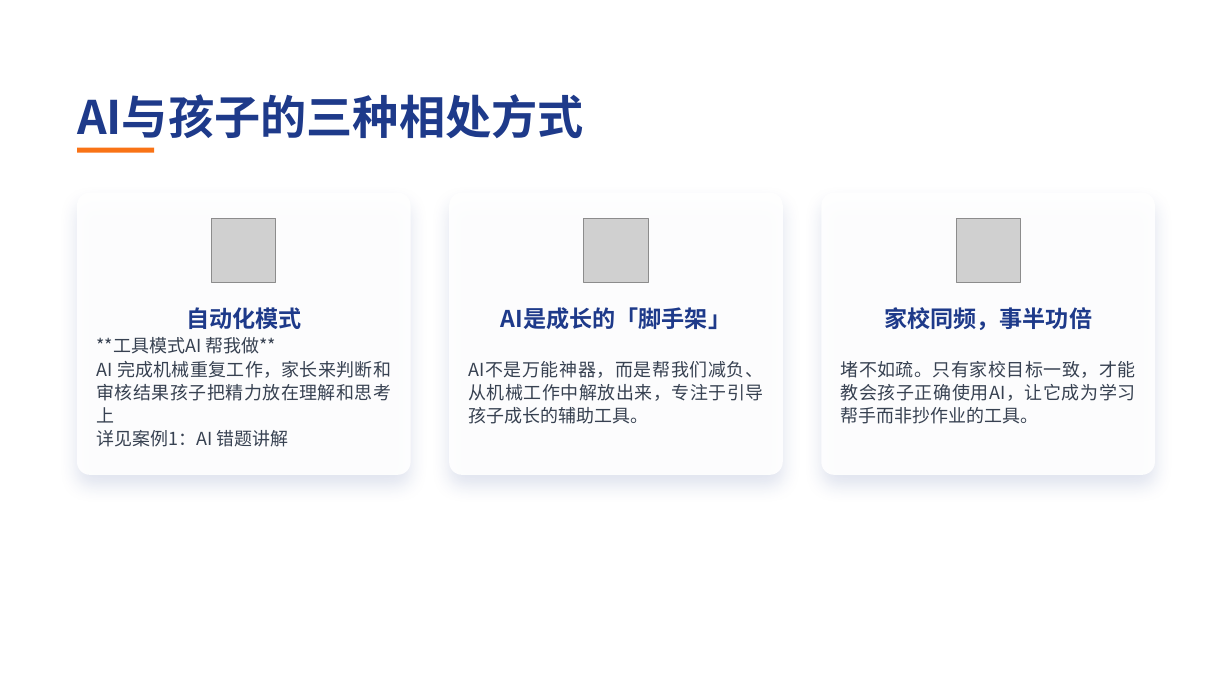
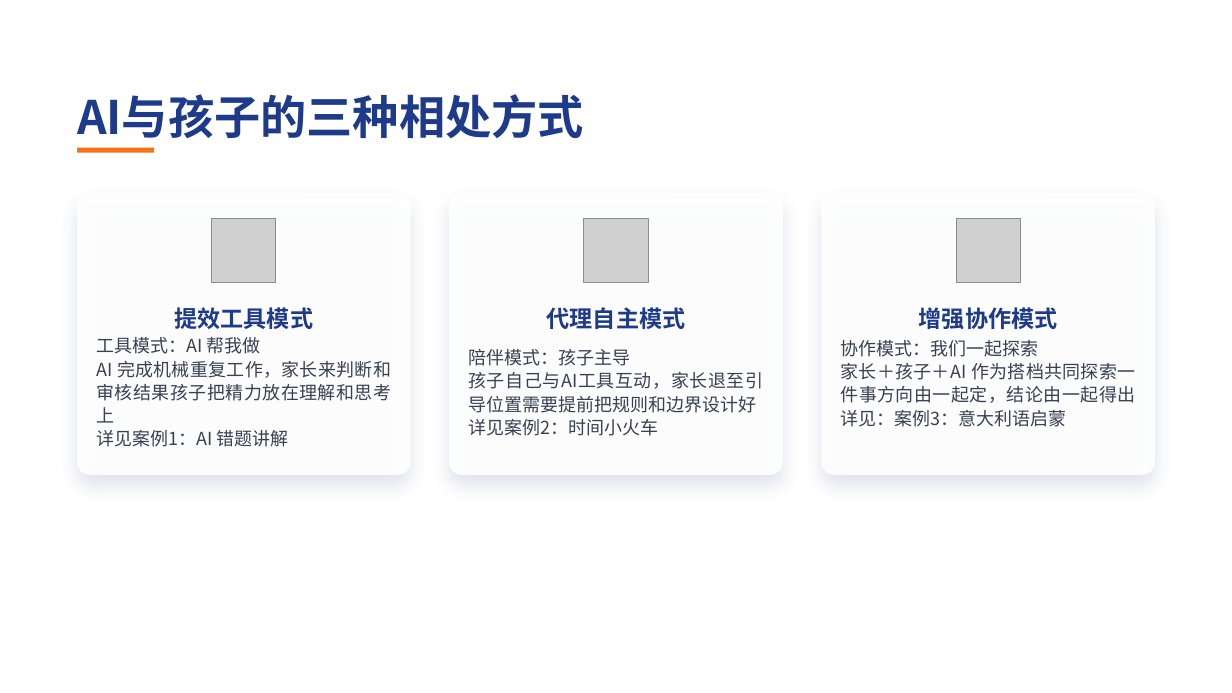
Before and after one commit to ZedeX/ssbs-talk-ai-education, a slide deck: slide 7 of resources/AI时代，做会借力的家长-v1.pptx (slide 4 before the commit). Drawn at 1232x693 pixels with LibreOffice and Linux fonts; fonts in the diff are those of the drawing; grey boxes stand for pictures; background and template pictures are left out. Boxes give left, top, right and bottom in pixels: in the first picture for what was removed or moved away, otherwise in the second. Text is boxed around its words. In the diff, an @@ line names an element or a change of style, - is before the commit and + after.

```diff
--- a/resources/AI时代，做会借力的家长-v1.pptx
+++ b/resources/AI时代，做会借力的家长-v1.pptx
@@ text at <box>175,307,314,329</box>: text changed @@
-自动化模式
+提效工具模式
@@ text at <box>547,307,686,329</box>: text changed @@
-AI是成长的「脚手架」
+代理自主模式
@@ text at <box>919,307,1058,329</box>: text changed @@
-家校同频，事半功倍
+增强协作模式
@@ text at <box>96,337,261,354</box>: text changed @@
-**工具模式AI 帮我做**
+工具模式：AI 帮我做
@@ text at <box>468,349,763,436</box>: text changed @@
-AI不是万能神器，而是帮我们减负、从机械工作中解放出来，专注于引导孩子成长的辅助工具。
+陪伴模式：孩子主导
+孩子自己与AI工具互动，家长退至引导位置需要提前把规则和边界设计好
+详见案例2：时间小火车
@@ text at <box>841,340,1136,427</box>: text changed @@
-堵不如疏。只有家校目标一致，才能教会孩子正确使用AI，让它成为学习帮手而非抄作业的工具。
+协作模式：我们一起探索
+家长＋孩子＋AI 作为搭档共同探索一件事方向由一起定，结论由一起得出详见：案例3：意大利语启蒙
```
Also in this commit, not shown: 2 other slides changed, 2 other files.
